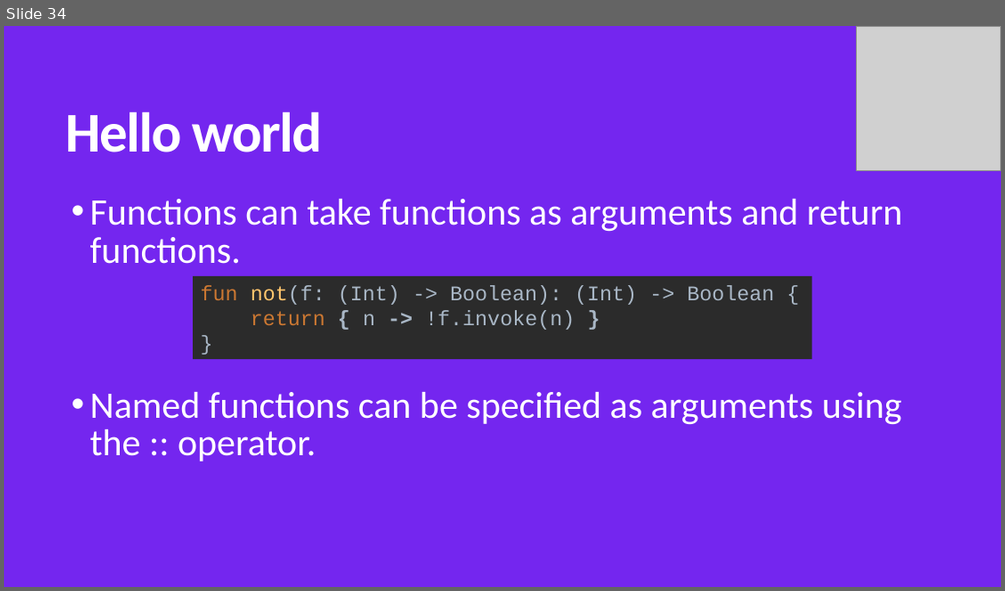
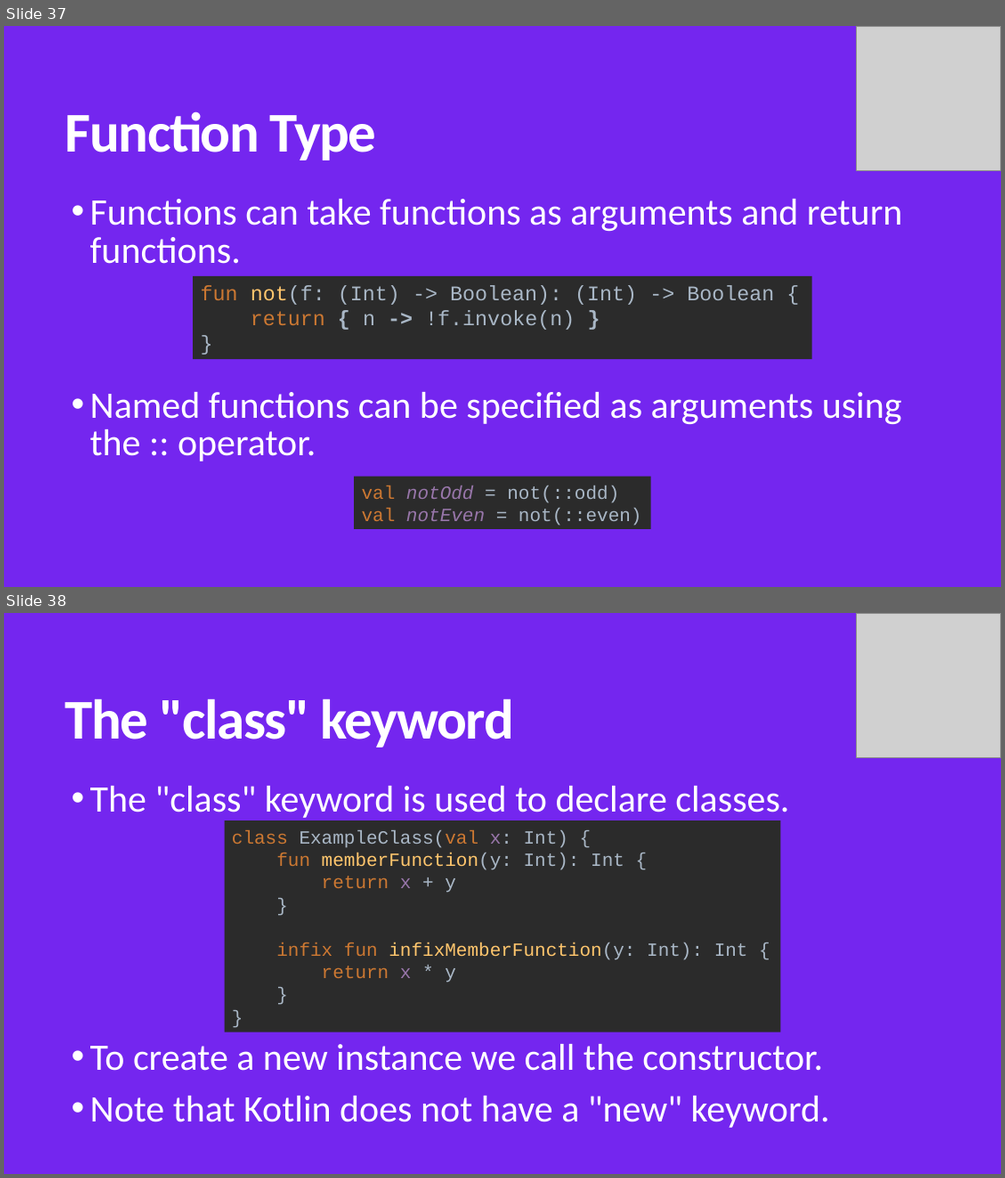
Before and after one commit to MohamedWael/Kotlin-crash-course, a slide deck: kotlin_intro.pptx. Shown one above the other, each under a label of ours: slide 34 before the commit, slides 37 and 38 after it. The pictures are 1005x591 and 1005x1178 pixels, drawn with LibreOffice and Linux fonts; fonts in the diff are those of the drawing; grey boxes stand for pictures. Boxes give left, top, right and bottom in pixels: in the first picture for what was removed or moved away, otherwise in the second. Text is boxed around its words. In the diff, an @@ line names an element or a change of style, - is before the commit and + after.

```diff
--- a/kotlin_intro.pptx
+++ b/kotlin_intro.pptx
@@ slide 38 added at (4,613,1001,1174), background #7426EF @@
@@ picture added at (857,613,1001,757) @@
@@ title added at (65,698,514,747), 54 pt, text #FFFFFF, bold @@
+The "class" keyword
@@ text added at (90,786,830,1127), 36 pt, text #FFFFFF @@
+• The "class" keyword is used to declare classes.
+• To create a new instance we call the constructor.
+• Note that Kotlin does not have a "new" keyword.
@@ rectangle added at (225,821,781,1032), fill #2B2B2B, 18 pt, text #A9B7C6 @@
+class ExampleClass(val x: Int) {
+fun memberFunction(y: Int): Int {
+return x + y
+}
+infix fun infixMemberFunction(y: Int): Int {
+return x * y
+}
+}
@@ what was slide 34 is now slide 37 @@
@@ slide 37 changed as well @@
@@ title at (65,111,376,160): text changed @@
-Hello world
+Function Type
@@ rectangle added at (354,476,651,529), fill #2B2B2B, 18 pt, text #A9B7C6 @@
+val notOdd = not(::odd)
+val notEven = not(::even)
```
Also in this commit, not shown: 15 other slides changed, 28 other slides added, 1 slide removed, 1 other file.
